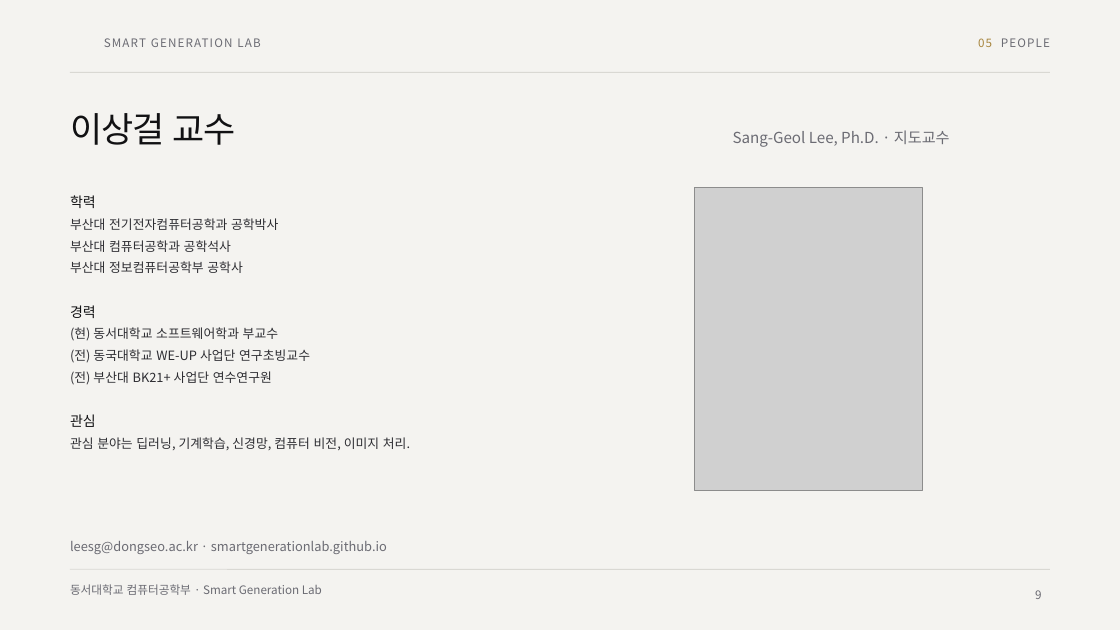
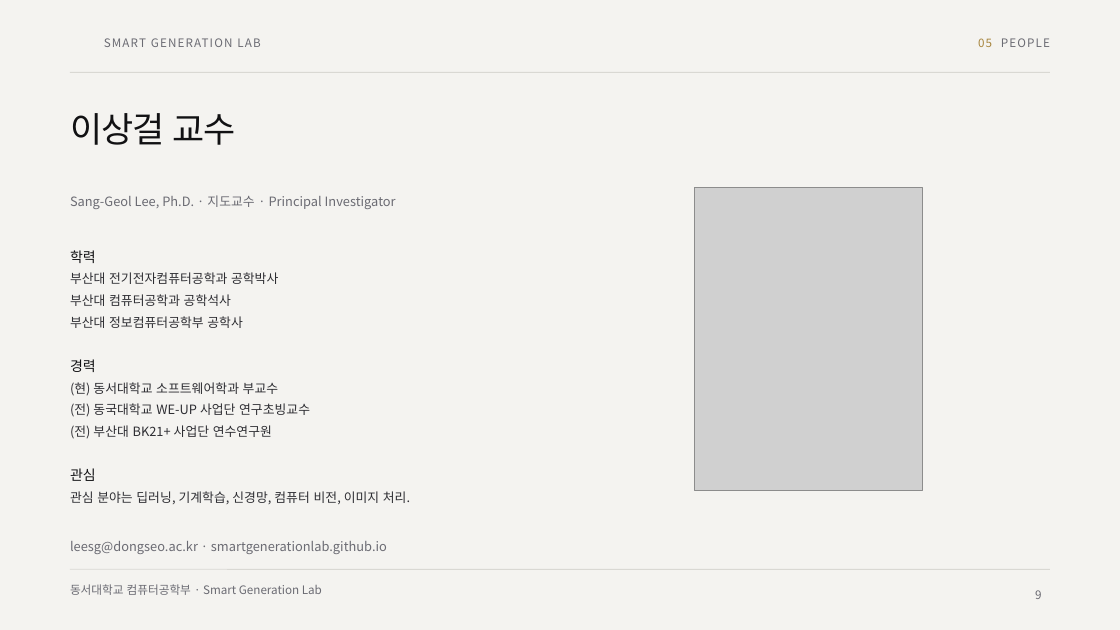
Before and after one commit to SmartGenerationLab/smartgenerationlab.github.io, a slide deck: slide 9 of downloads/sgl-intro.pptx. Drawn at 1120x630 pixels with LibreOffice and Linux fonts; fonts in the diff are those of the drawing; grey boxes stand for pictures; background and template pictures are left out. Boxes give left, top, right and bottom in pixels: in the first picture for what was removed or moved away, otherwise in the second. Text is boxed around its words. In the diff, an @@ line names an element or a change of style, - is before the commit and + after.

```diff
--- a/downloads/sgl-intro.pptx
+++ b/downloads/sgl-intro.pptx
@@ text removed at (733, 130, 950, 147) @@
-Sang-Geol Lee, Ph.D. · 지도교수
@@ text at (70, 195, 396, 209): paragraph added @@
+Sang-Geol Lee, Ph.D. · 지도교수 · Principal Investigator
@@ text at (70, 250, 96, 263): more space between paragraphs @@
```
Also in this commit, not shown: 9 other files.
